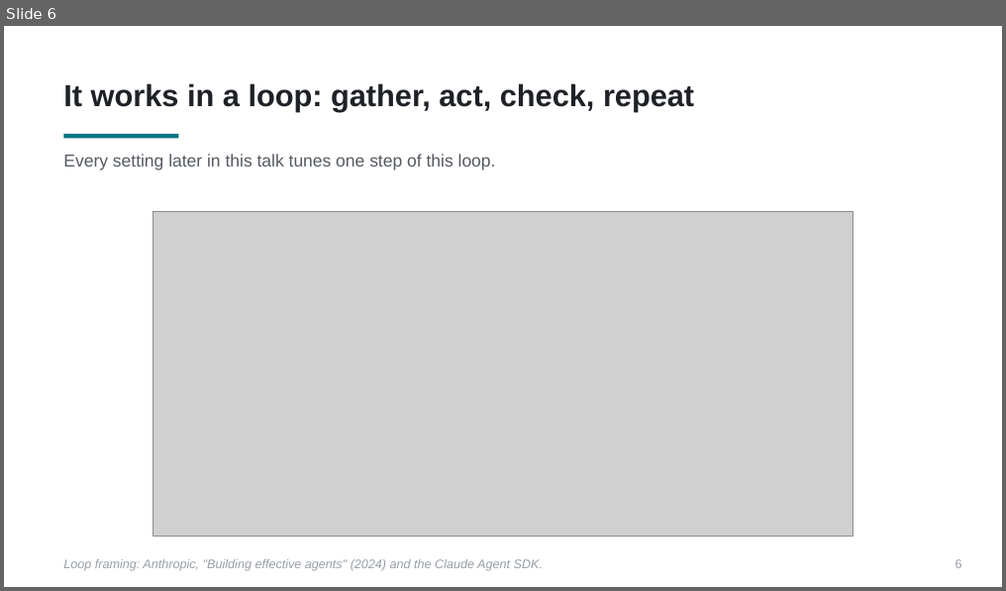
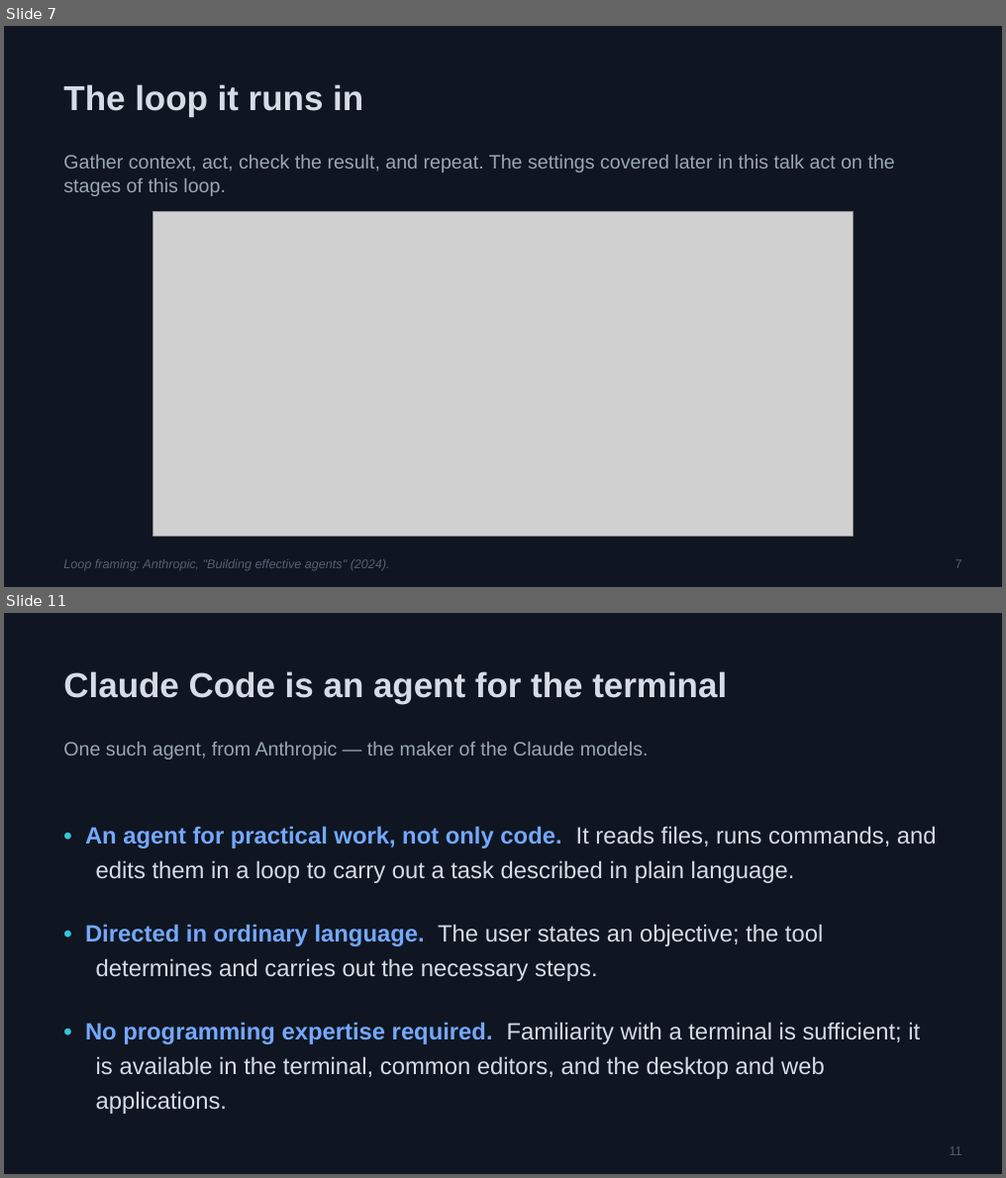
Before and after one commit to PursuitOfDataScience/uchicago-workshops, a slide deck: claude-code-tutorial/claude-code-tutorial.pptx. Shown one above the other, each under a label of ours: slide 6 before the commit, slides 7 and 11 after it; the slides between them are not shown. The pictures are 1006x591 and 1006x1178 pixels, drawn with LibreOffice and Linux fonts; fonts in the diff are those of the drawing; grey boxes stand for pictures. Boxes give left, top, right and bottom in pixels: in the first picture for what was removed or moved away, otherwise in the second. Text is boxed around its words. In the diff, an @@ line names an element or a change of style, - is before the commit and + after.

```diff
--- a/claude-code-tutorial/claude-code-tutorial.pptx
+++ b/claude-code-tutorial/claude-code-tutorial.pptx
@@ slide 11 added at [4,613,1002,1174], background #FFFFFF @@
@@ rectangle added at [4,613,1002,1173], fill #0F1621 @@
@@ text added at [63,671,727,704], 25 pt, text #D6DCE6, bold @@
+Claude Code is an agent for the terminal
@@ text added at [63,742,648,760], 14 pt, text #9BA6B4 @@
+One such agent, from Anthropic — the maker of the Claude models.
@@ text added at [85,826,937,1114], 17 pt, text #D6DCE6 @@
+• An agent for practical work, not only code. It reads files, runs commands, and edits them in a loop to carry out a task described in plain language.
+• Directed in ordinary language. The user states an objective; the tool determines and carries out the necessary steps.
+• No programming expertise required. Familiarity with a terminal is sufficient; it is available in the terminal, common editors, and the desktop and web applications.
@@ text added at [949,1147,962,1156], 9 pt, text #566072 @@
+11
@@ what was slide 6 is now slide 7 @@
@@ slide 7 changed as well @@
@@ rectangle added at [4,26,1002,586], fill #0F1621 @@
@@ text at [63,84,363,117]: text changed; size 22 to 25 pt; text colour #1E2126 to #D6DCE6 @@
-It works in a loop: gather, act, check, repeat
+The loop it runs in
@@ rectangle removed at [63,134,178,138] @@
@@ text at [63,155,895,196]: text changed; size 12.5 to 14 pt; text colour #555A61 to #9BA6B4 @@
-Every setting later in this talk tunes one step of this loop.
+Gather context, act, check the result, and repeat. The settings covered later in this talk act on the stages of this loop.
@@ text at [63,560,390,571]: text changed; text colour #989EA6 to #566072 @@
-Loop framing: Anthropic, "Building effective agents" (2024) and the Claude Agent SDK.
+Loop framing: Anthropic, "Building effective agents" (2024).
@@ text at [955,560,962,569]: text changed; text colour #989EA6 to #566072 @@
-6
+7
```
Also in this commit, not shown: 6 other slides changed, 34 other slides added, 39 slides removed, 1 other file.
